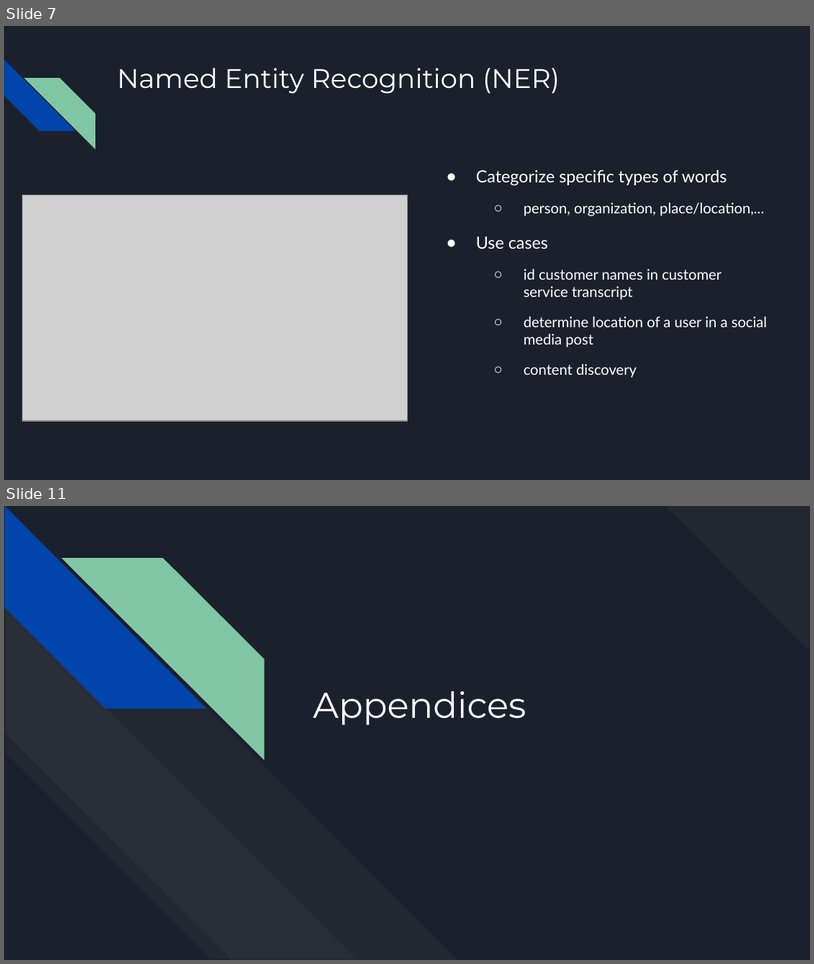
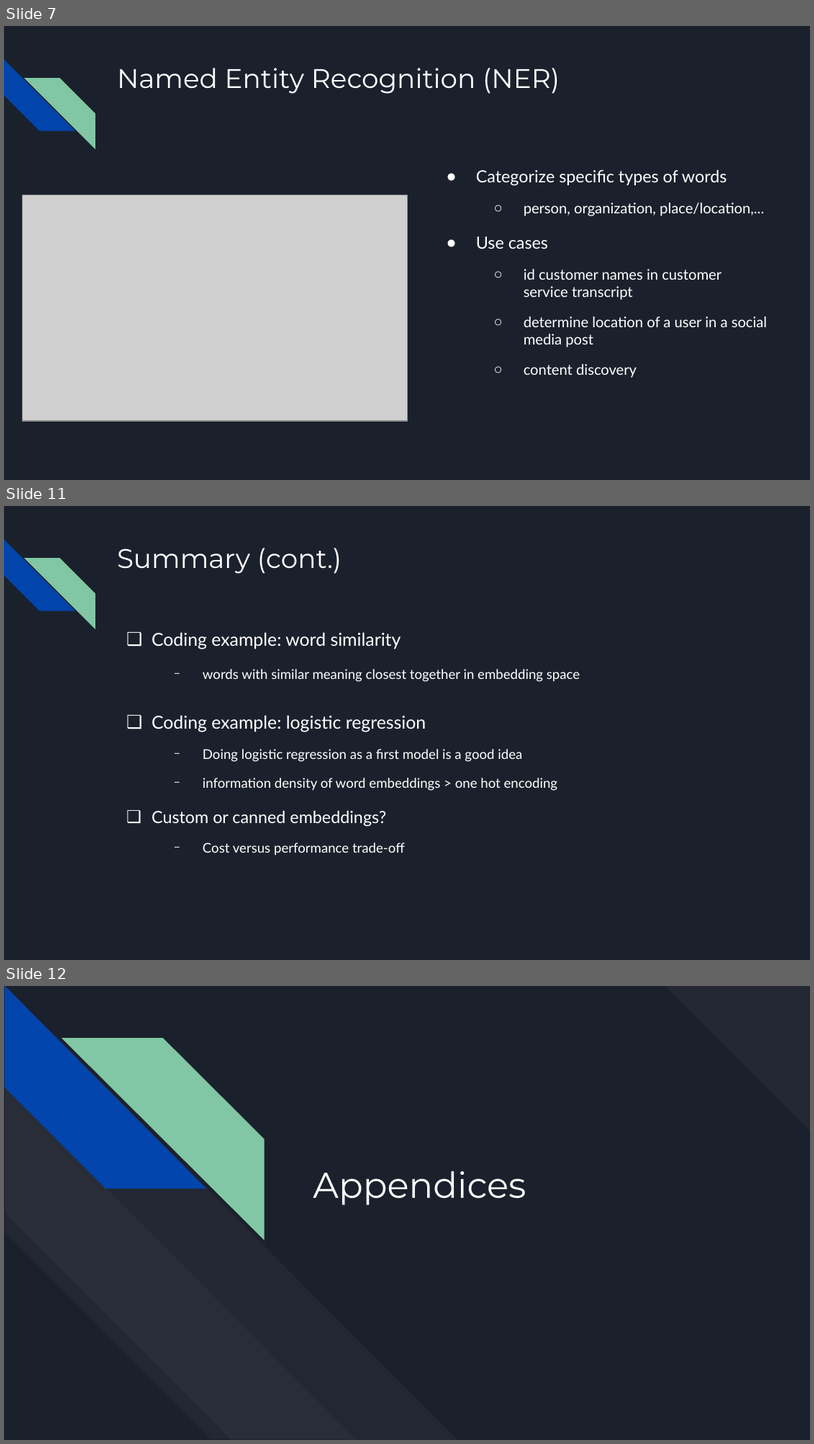
Before and after one commit to MichaelSzczepaniak/WordEmbeddings, a slide deck: word_embeddings_30min.odp. Shown one above the other, each under a label of ours: slides 7 and 11 before the commit, slides 7, 11 and 12 after it; the slides between them are not shown. The pictures are 814x964 and 814x1444 pixels, drawn with LibreOffice and Linux fonts; fonts in the diff are those of the drawing; grey boxes stand for pictures. Boxes give left, top, right and bottom in pixels: in the first picture for what was removed or moved away, otherwise in the second. Text is boxed around its words. In the diff, an @@ line names an element or a change of style, - is before the commit and + after.

```diff
--- a/word_embeddings_30min.odp
+++ b/word_embeddings_30min.odp
@@ slide 11 added at box(4, 506, 810, 960), background #1B212C; not listed: 2 template elements that a slide beside it also shows @@
@@ title added at box(117, 548, 342, 574), 24 pt, text #FFFFFF @@
+Summary (cont.)
@@ text added at box(152, 632, 580, 855), 12 pt, text #FFFFFF @@
+❑ Coding example: word similarity
+  − words with similar meaning closest together in embedding space
+❑ Coding example: logistic regression
+  − Doing logistic regression as a first model is a good idea
+  − information density of word embeddings > one hot encoding
+❑ Custom or canned embeddings?
+  − Cost versus performance trade-off
@@ what was slide 11 is now slide 12 @@
```
Also in this commit, not shown: 2 slides changed, 3 other slides added, 3 slides removed.
